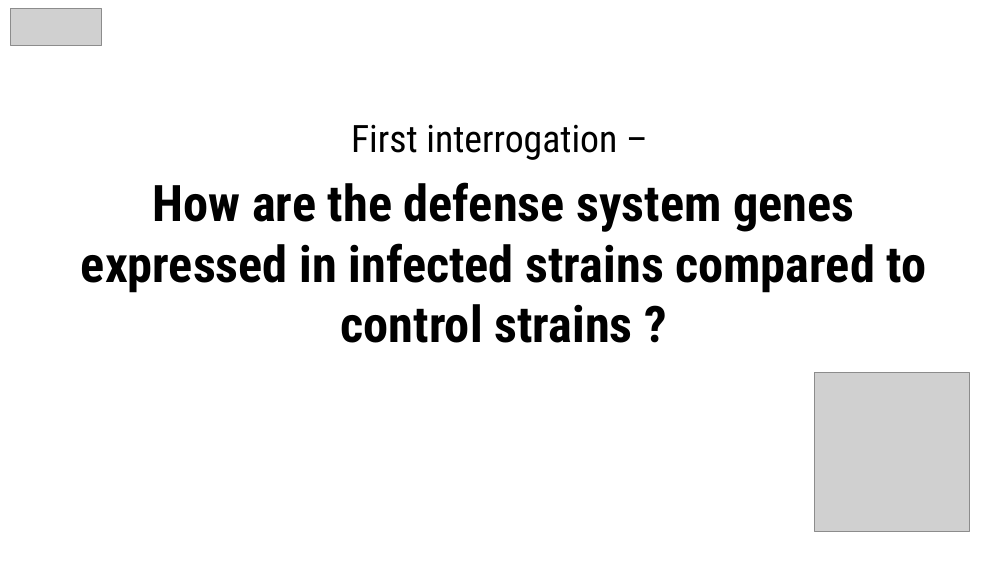
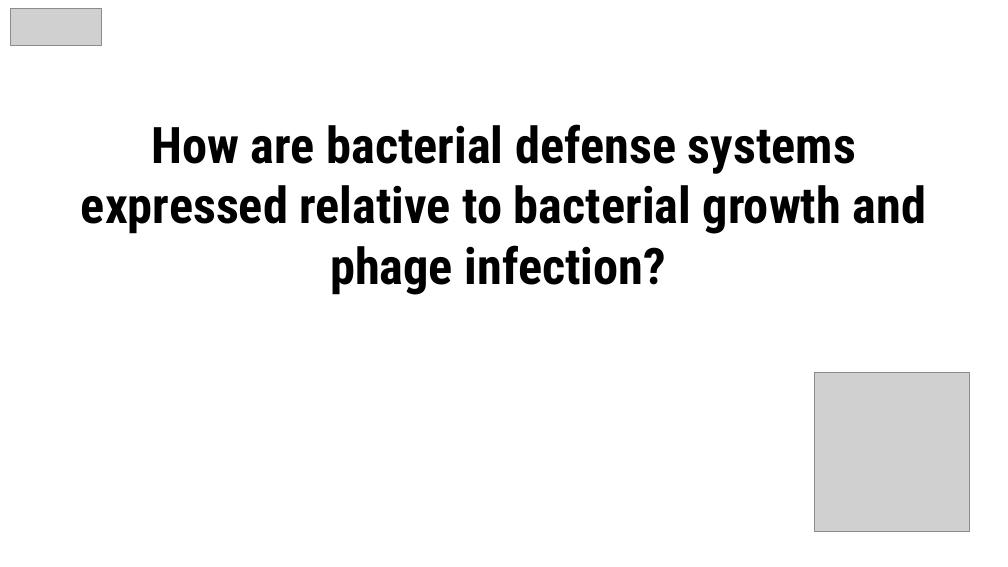
Before and after one commit to Mathilde-Roulleau/project-defense-regulation, a slide deck: slide 11 of final_presentation.pptx. Drawn at 1008x567 pixels with LibreOffice and Linux fonts; fonts in the diff are those of the drawing; grey boxes stand for pictures. Boxes give left, top, right and bottom in pixels: in the first picture for what was removed or moved away, otherwise in the second. Text is boxed around its words. In the diff, an @@ line names an element or a change of style, - is before the commit and + after.

```diff
--- a/final_presentation.pptx
+++ b/final_presentation.pptx
@@ text at bbox=[81, 124, 926, 295]: text changed @@
-First interrogation –
-How are the defense system genes expressed in infected strains compared to control strains ?
+How are bacterial defense systems expressed relative to bacterial growth and phage infection?
```
Also in this commit, not shown: 15 other slides changed, 2 slides added, 1 slide removed, 35 other files.
